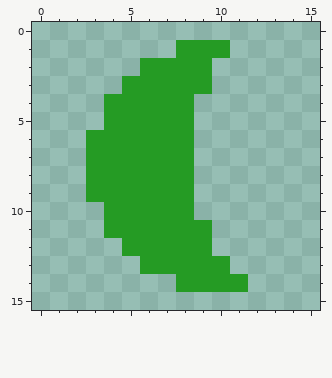
File history of a pixel-art file, Assets/Arts/Plant/Tree/Leaf.aseprite. That is the earlier state.
16x16 pixels, 1 frame.
New version:
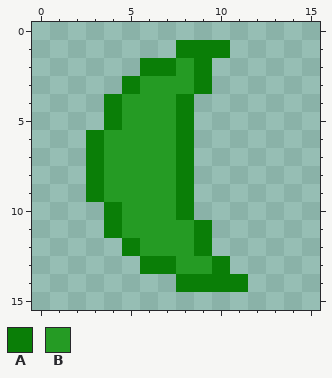
Palette (. is transparent): A #0a7e07  B #259b24
Changes in this commit:
@@ x 0..15 @@
  0 ................
- 1 ........BBB.....
- 2 ......BBBB......
- 3 .....BBBBB......
- 4 ....BBBBB.......
- 5 ....BBBBB.......
- 6 ...BBBBBB.......
- 7 ...BBBBBB.......
- 8 ...BBBBBB.......
- 9 ...BBBBBB.......
-10 ....BBBBB.......
-11 ....BBBBBB......
-12 .....BBBBB......
-13 ......BBBBB.....
-14 ........BBBB....
+ 1 ........AAA.....
+ 2 ......AABA......
+ 3 .....ABBBA......
+ 4 ....ABBBA.......
+ 5 ....ABBBA.......
+ 6 ...ABBBBA.......
+ 7 ...ABBBBA.......
+ 8 ...ABBBBA.......
+ 9 ...ABBBBA.......
+10 ....ABBBA.......
+11 ....ABBBBA......
+12 .....ABBBA......
+13 ......AABBA.....
+14 ........AAAA....
 15 ................
Changed places in both pictures, as pixel boxes (x1, y1, x2, y2):
changed: (86, 40, 248, 292)
